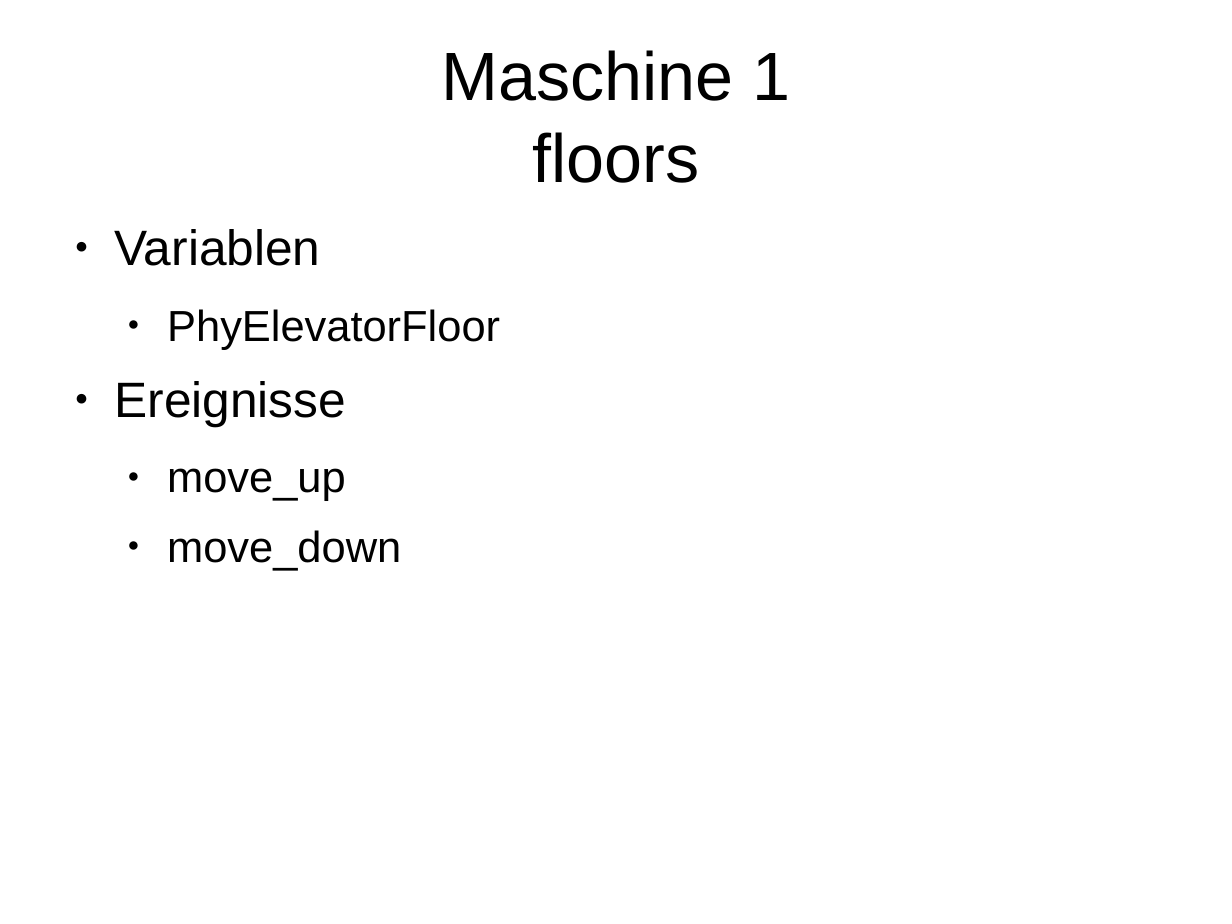
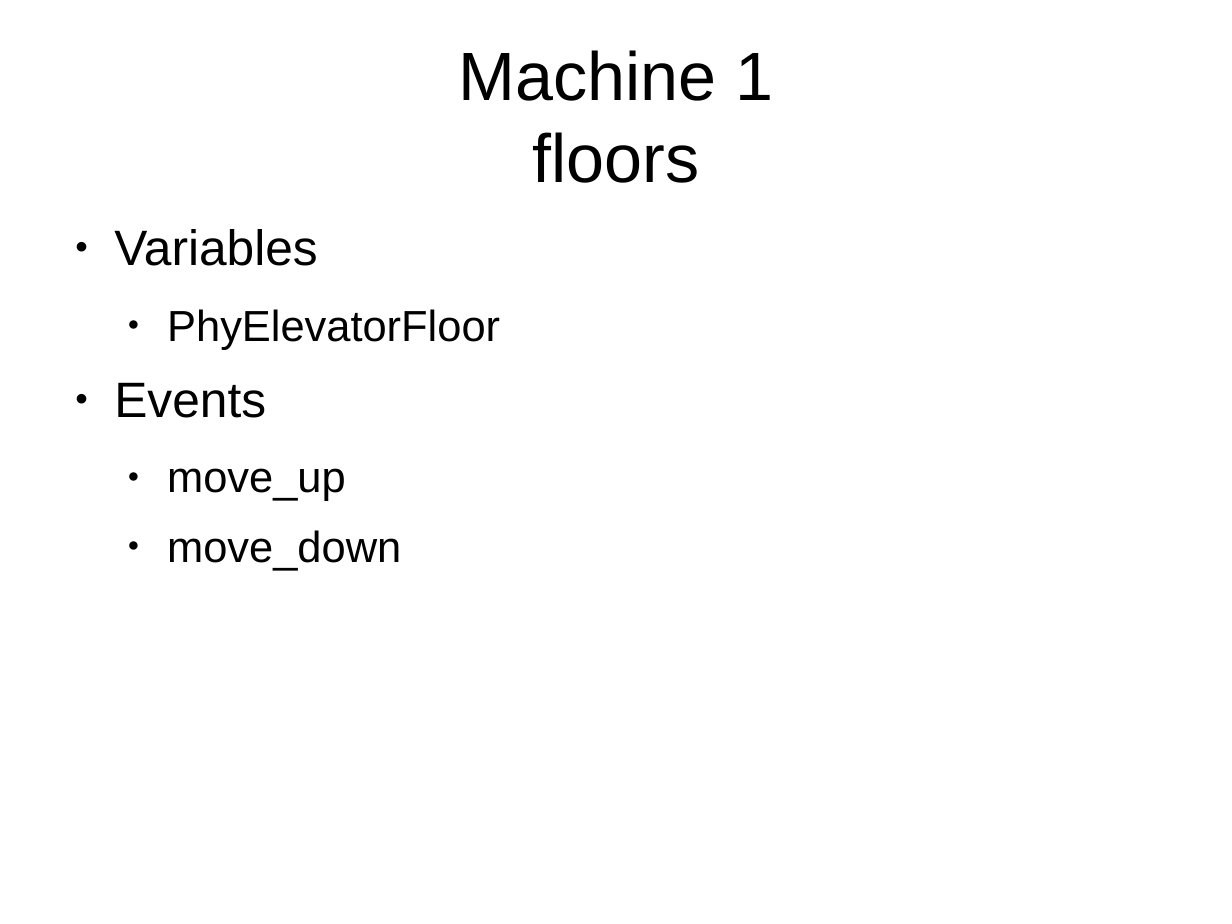
Before and after one commit to copton/ProvenLift, a slide deck: slide 4 of presentation/provenlift.odp. Drawn at 1232x924 pixels with LibreOffice and Linux fonts; fonts in the diff are those of the drawing. Boxes give left, top, right and bottom in pixels: in the first picture for what was removed or moved away, otherwise in the second. Text is boxed around its words. In the diff, an @@ line names an element or a change of style, - is before the commit and + after.

```diff
--- a/presentation/provenlift.odp
+++ b/presentation/provenlift.odp
@@ title at [458,50,773,183]: text changed @@
-Maschine 1
-floors
+Machine 1
+floors
@@ text at [114,229,317,266]: text changed @@
-● Variablen
+● Variables
@@ text at [114,382,266,418]: text changed @@
-● Ereignisse
+● Events
```
Also in this commit, not shown: 11 other slides changed, 6 slides added, 6 slides removed.
